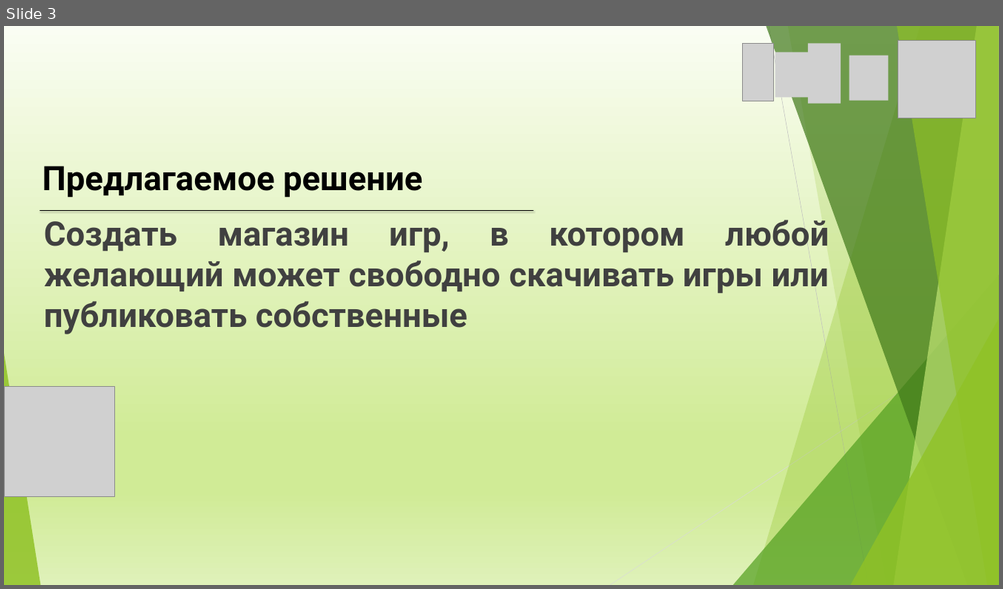
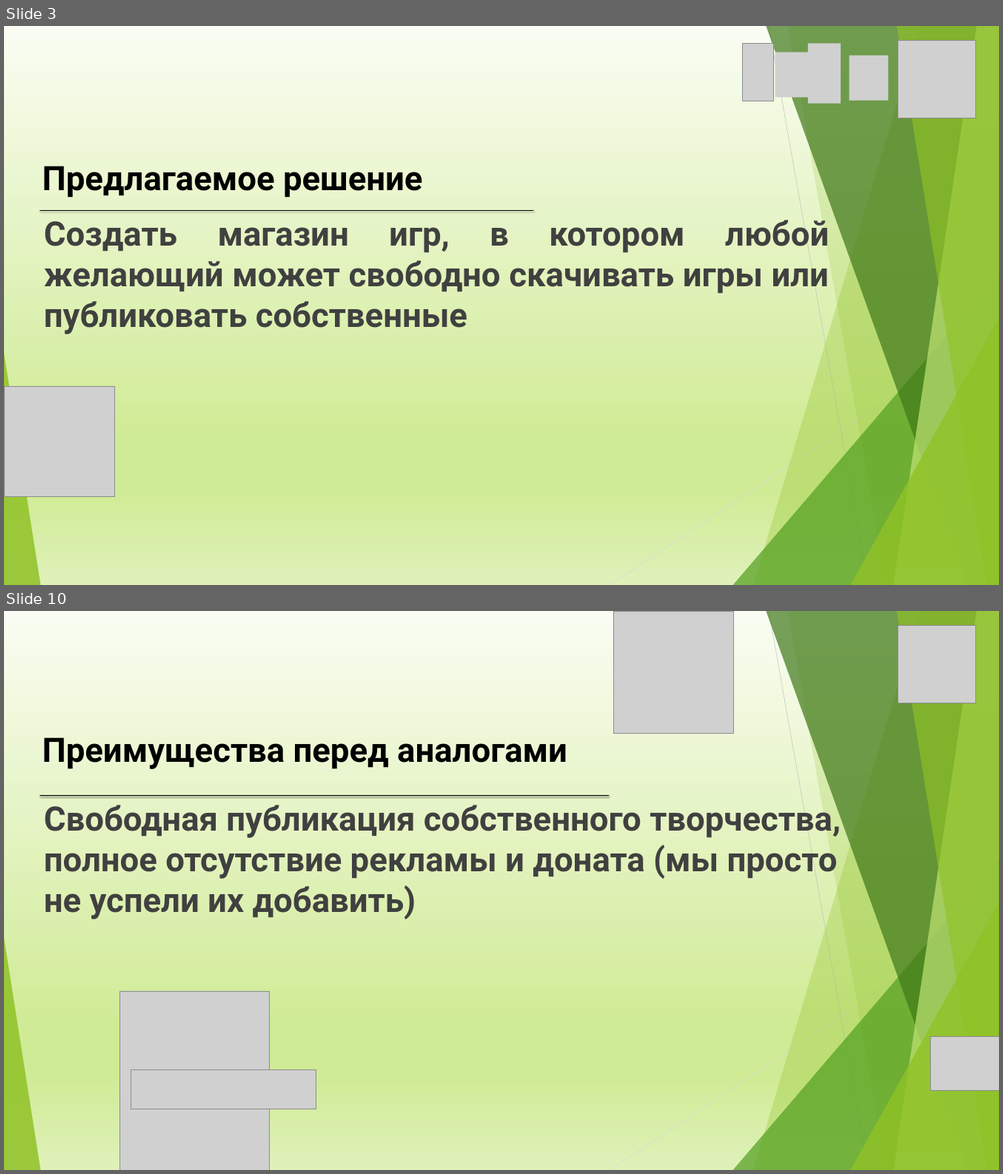
Before and after one commit to mathusha2023/GameStore, a slide deck: Презентация данжона(2).pptx. Shown one above the other, each under a label of ours: slide 3 before the commit, slides 3 and 10 after it; the slides between them are not shown. The pictures are 1003x589 and 1003x1174 pixels, drawn with LibreOffice and Linux fonts; fonts in the diff are those of the drawing; grey boxes stand for pictures. Boxes give left, top, right and bottom in pixels: in the first picture for what was removed or moved away, otherwise in the second. Text is boxed around its words. In the diff, an @@ line names an element or a change of style, - is before the commit and + after.

```diff
--- a/Презентация данжона(2).pptx
+++ b/Презентация данжона(2).pptx
@@ slide 10 added at box(4, 611, 999, 1170), background gradient #FAFDF3 to #D0EB96 to #DFF1B9; not listed: 10 template elements that a slide beside it also shows @@
@@ picture added at box(613, 611, 733, 733) @@
@@ picture added at box(897, 626, 975, 703) @@
@@ line added from (356, 684) to (356, 684), #000000 2 pt @@
@@ text added at box(42, 738, 567, 769), 65 pt, text #000000, bold @@
+Преимущества перед аналогами
@@ line added from (40, 796) to (608, 796), #000000 2 pt @@
@@ text added at box(44, 800, 840, 920), 65 pt, text #404040, bold @@
+Свободная публикация собственного творчества, полное отсутствие рекламы и доната (мы просто не успели их добавить)
@@ picture added at box(120, 991, 269, 1170) @@
@@ picture added at box(930, 1037, 998, 1091) @@
@@ picture added at box(131, 1070, 316, 1109) @@
```
Also in this commit, not shown: 3 slides changed, 7 other slides added.
